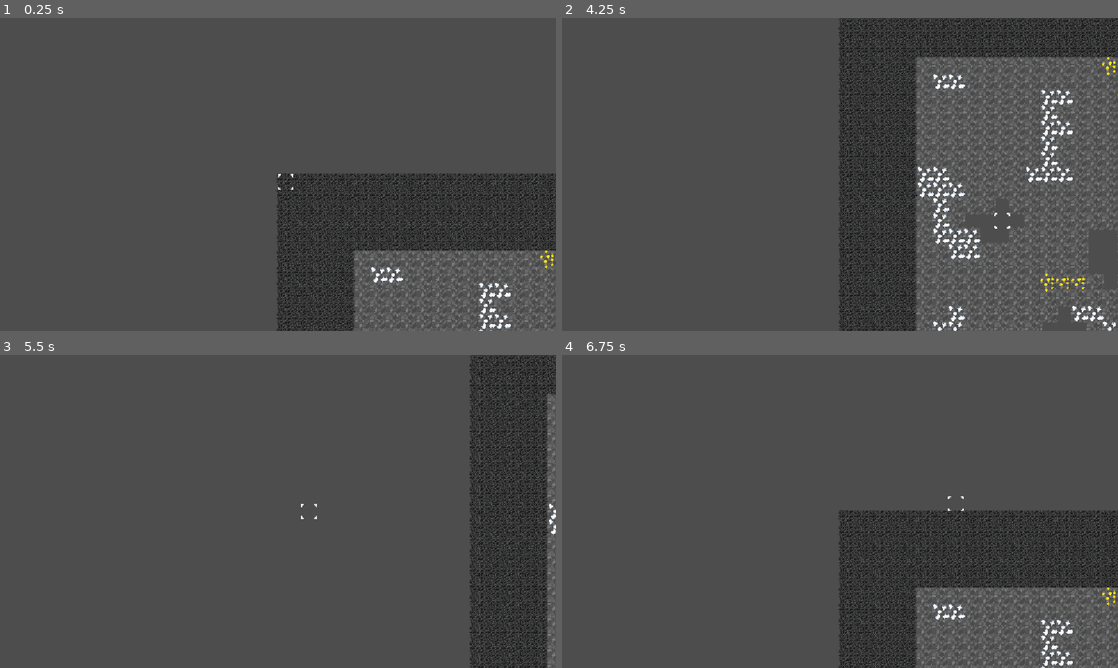
Above: before the commit, frames 1-4 (two rows, left to right).
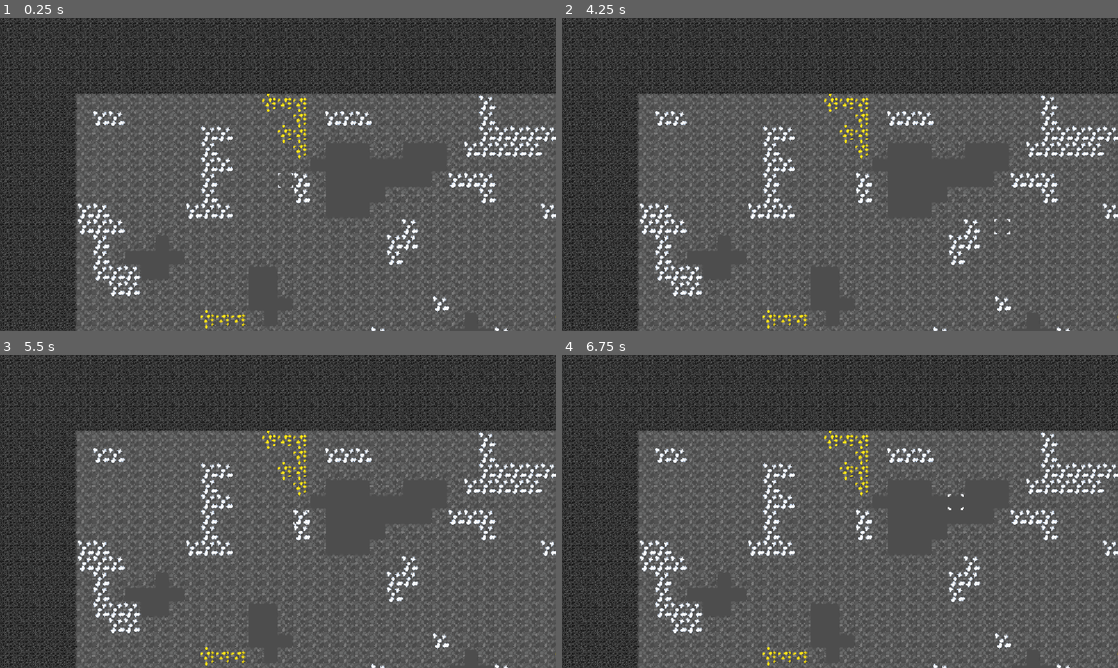
Above: after the commit, the same moments.

Repository: TotsllyRandom/Clones-In-A-Cave
Game: Godot game, scene res://scenes/main.tscn
Two runs of this game, one before a commit and one after it. Both use one fixed random seed, a clock stepped at 60 frames per second and the inputs below.
Inputs (mouse positions are in pixels of both pictures, inside the frame that each line leads up to):
- Up to frame 1 (0.25 s): no input
- Up to frame 2 (4.25 s): tap Enter at 0.5, 2, 3.5 s; move the mouse to (962, 158) at 0.52 s; tap Alt at 0.6, 2.1, 3.6 s; click (962, 158) at 0.67 s; tap Space at 1.25, 2.75 s; move the mouse to (728, 190) at 1.27 s; tap Shift at 1.35, 2.85 s; click (728, 190) at 1.42 s; move the mouse to (895, 105) at 2.02 s; click (895, 105) at 2.17 s; move the mouse to (812, 237) at 2.77 s; click (812, 237) at 2.92 s; move the mouse to (1006, 221) at 3.52 s; click (1006, 221) at 3.67 s; tap Down (debug_camDown) at 4.15 s
- Up to frame 3 (5.5 s): move the mouse to (111, 464) at 4.27 s; tap Shift at 4.35 s; click (111, 464) at 4.42 s; tap Left (debug_camLeft) at 4.9 s; move the mouse to (305, 511) at 5.02 s; tap Alt at 5.1 s; click (305, 511) at 5.17 s
- Up to frame 4 (6.75 s): tap Right (debug_camRight) at 5.65 s; move the mouse to (756, 433) at 5.77 s; tap Shift at 5.85 s; click (756, 433) at 5.92 s; tap Up (debug_camUp) at 6.4 s; move the mouse to (962, 495) at 6.52 s; tap Alt at 6.6 s; click (962, 495) at 6.67 s

The runs differ from the first frame. In frame 1, 42% of the frame differs, in the area x 0-100%, y 0-100%; in frame 2, 40%; in frame 3, 39%; in frame 4, 42%.

Commit message:
Fixed Debug cam, added loading screen

Diff:
--- a/loading_screen.gd
+++ b/loading_screen.gd
@@ -1,16 +1,12 @@
-extends Control
+extends CanvasLayer
 
 @export var text: String
-@export var progress: int
+@export var progress: int = 0
 @export var done: bool
-
-# Called when the node enters the scene tree for the first time.
-func _ready() -> void:
-	pass # Replace with function body.
+@export var max_value := 100
 
 
-# Called every frame. 'delta' is the elapsed time since the previous frame.
-func _process(delta: float) -> void:
+func _process(_delta: float) -> void:
 	if text:
 		$BG/Label.text = text
 	else:
--- a/scenes/loading_screen.tscn
+++ b/scenes/loading_screen.tscn
@@ -2,22 +2,38 @@
 
 [ext_resource type="Script" uid="uid://dpm1jb1711rui" path="res://loading_screen.gd" id="1_ep5rh"]
 
-[node name="Loading Screen" type="Control" unique_id=1603090116]
-layout_mode = 3
+[sub_resource type="StyleBoxFlat" id="StyleBoxFlat_ep5rh"]
+bg_color = Color(0.15307656, 0.15307656, 0.15307647, 1)
+
+[sub_resource type="StyleBoxFlat" id="StyleBoxFlat_ku3bi"]
+bg_color = Color(0.1494745, 0.14947453, 0.14947447, 1)
+
+[sub_resource type="StyleBoxFlat" id="StyleBoxFlat_hprjd"]
+bg_color = Color(1, 1, 1, 1)
+
+[node name="Loading Screen" type="CanvasLayer" unique_id=890911942]
+script = ExtResource("1_ep5rh")
+
+[node name="BG" type="Panel" parent="." unique_id=1935354773]
 anchors_preset = 15
 anchor_right = 1.0
 anchor_bottom = 1.0
 grow_horizontal = 2
 grow_vertical = 2
-script = ExtResource("1_ep5rh")
+theme_override_styles/panel = SubResource("StyleBoxFlat_ep5rh")
 
-[node name="BG" type="Panel" parent="." unique_id=1935354773]
+[node name="ProgressBar" type="ProgressBar" parent="BG" unique_id=445070902]
 layout_mode = 1
-anchors_preset = 15
+anchors_preset = 12
+anchor_top = 1.0
 anchor_right = 1.0
 anchor_bottom = 1.0
+offset_top = -38.0
 grow_horizontal = 2
-grow_vertical = 2
+grow_vertical = 0
+theme_override_styles/background = SubResource("StyleBoxFlat_ku3bi")
+theme_override_styles/fill = SubResource("StyleBoxFlat_hprjd")
+show_percentage = false
 
 [node name="Label" type="Label" parent="BG" unique_id=2093526392]
 layout_mode = 1
@@ -25,20 +41,9 @@
 anchor_top = 1.0
 anchor_bottom = 1.0
 offset_left = 10.0
-offset_top = -99.0
+offset_top = -33.0
 offset_right = 514.0
 offset_bottom = -10.0
 grow_vertical = 0
 text = "Loading..."
 vertical_alignment = 2
-
-[node name="ProgressBar" type="ProgressBar" parent="BG" unique_id=445070902]
-layout_mode = 1
-anchors_preset = 12
-anchor_top = 1.0
-anchor_right = 1.0
-anchor_bottom = 1.0
-offset_top = -8.0
-grow_horizontal = 2
-grow_vertical = 0
-show_percentage = false
--- a/scenes/main.tscn
+++ b/scenes/main.tscn
@@ -1,6 +1,7 @@
 [gd_scene format=3 uid="uid://c40q3segrffkw"]
 
 [ext_resource type="Script" uid="uid://cwm841tc5a4rl" path="res://scripts/main.gd" id="1_0wfyh"]
+[ext_resource type="PackedScene" uid="uid://b7jnjr2oo4yeo" path="res://scenes/loading_screen.tscn" id="2_o6xl0"]
 [ext_resource type="Script" uid="uid://couwg18fjmakf" path="res://scripts/tile_system.gd" id="2_sugp2"]
 [ext_resource type="PackedScene" uid="uid://driuf4wwrnuw0" path="res://scenes/tile.tscn" id="3_tbgi4"]
 [ext_resource type="Script" uid="uid://c00628kl3tx13" path="res://scripts/debug_camera.gd" id="4_jyhfs"]
@@ -18,8 +19,11 @@
 
 [node name="Main" type="Node" unique_id=2144361390]
 script = ExtResource("1_0wfyh")
+LOADING_SCREEN_SCENE = ExtResource("2_o6xl0")
 
 [node name="Camera2D" type="Camera2D" parent="." unique_id=1968772135]
+limit_left = 0
+limit_top = 0
 script = ExtResource("4_jyhfs")
 
 [node name="UI" type="CanvasLayer" parent="." unique_id=1293944652]
--- a/scripts/debug_camera.gd
+++ b/scripts/debug_camera.gd
@@ -1,10 +1,17 @@
 extends Camera2D
 
-const speed = 100
+const speed = 50
+var limits = [
+	0,
+	0,
+	0,
+	0,
+]
 
 # Called when the node enters the scene tree for the first time.
 func _ready() -> void:
-	pass # Replace with function body.
+	limits[2] = (tile_data.map_size[0] + tile_data.obsidian_border * 2) * 32 - (get_viewport_rect().size.x / 2)
+	limits[3] = (tile_data.map_size[1] + tile_data.obsidian_border * 2) * 32 - (get_viewport_rect().size.y / 2)
 
 
 # Called every frame. 'delta' is the elapsed time since the previous frame.
@@ -17,3 +24,5 @@
 		position.y -= speed
 	if Input.is_action_pressed("debug_camDown"):
 		position.y += speed
+	position.x = clamp(position.x, limits[0],limits[2])
+	position.y = clamp(position.y, limits[1],limits[3])
--- a/scripts/globals/TileData.gd
+++ b/scripts/globals/TileData.gd
@@ -2,6 +2,7 @@
 
 # Map Variables:
 var map_size: Array = [200, 120] ## x size, y size
+var obsidian_border := 5
 
 # Tiles
 
--- a/scripts/main.gd
+++ b/scripts/main.gd
@@ -1,12 +1,32 @@
 extends Node
+
+@export var LOADING_SCREEN_SCENE: PackedScene
+var loading_screen_active = false
+var progress := 0
+var loading_screen
 
 signal game_start
 
-# Called when the node enters the scene tree for the first time.
+func make_loading_screen(text: String):
+	var screen = LOADING_SCREEN_SCENE.instantiate()
+	$Camera2D.enabled = false
+	screen.progress = 0
+	screen.text = text
+	screen.name = "loading_screen"
+	add_child(screen)
+	loading_screen_active = true
+	loading_screen = $loading_screen
+
+
+
 func _ready() -> void:
+	make_loading_screen("Making Cave...")
 	game_start.emit()
 
-
-# Called every frame. 'delta' is the elapsed time since the previous frame.
-func _process(_delta: float) -> void:
-	pass
+func _process(_delta: float):
+	if loading_screen_active:
+		loading_screen.progress = progress
+		if progress >= loading_screen.max_value:
+			loading_screen.queue_free()
+			$Camera2D.enabled = true
+			loading_screen_active = false
--- a/scripts/tile_system.gd
+++ b/scripts/tile_system.gd
@@ -29,23 +29,37 @@
 	## generate noise
 	## fix noise
 	var data = generate_noise()
+	if get_parent().loading_screen_active:
+		get_parent().progress = 10
 
 	for i in range(8):
 		data = fix_noise(data, true)
+		if get_parent().loading_screen_active:
+			get_parent().progress += 2.5
 	data = fix_noise(data, true)
+	if get_parent().loading_screen_active:
+		get_parent().progress += 2.5
 	map_data = data
 	shift_map_data() ## make map data system readable
+	if get_parent().loading_screen_active:
+		get_parent().progress = 40
 
 	## add ores
 	add_ores()
+	if get_parent().loading_screen_active:
+		get_parent().progress = 80
 
 	## structures?
 
 	## obsidian borders
-	map_data = obsidian(5)
+	map_data = obsidian(tile_data.obsidian_border)
+	if get_parent().loading_screen_active:
+		get_parent().progress += 90
 
 	## sync with other clients
 	make_tile_children()
+	if get_parent().loading_screen_active:
+		get_parent().progress = 100
 
 func obsidian(border:int) -> Array:
 	var ret = []
